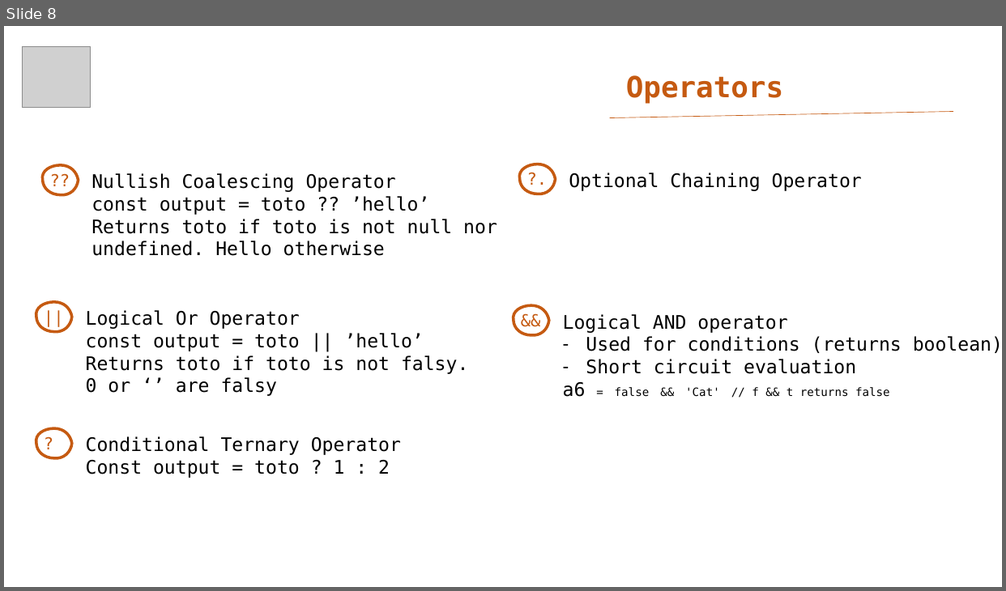
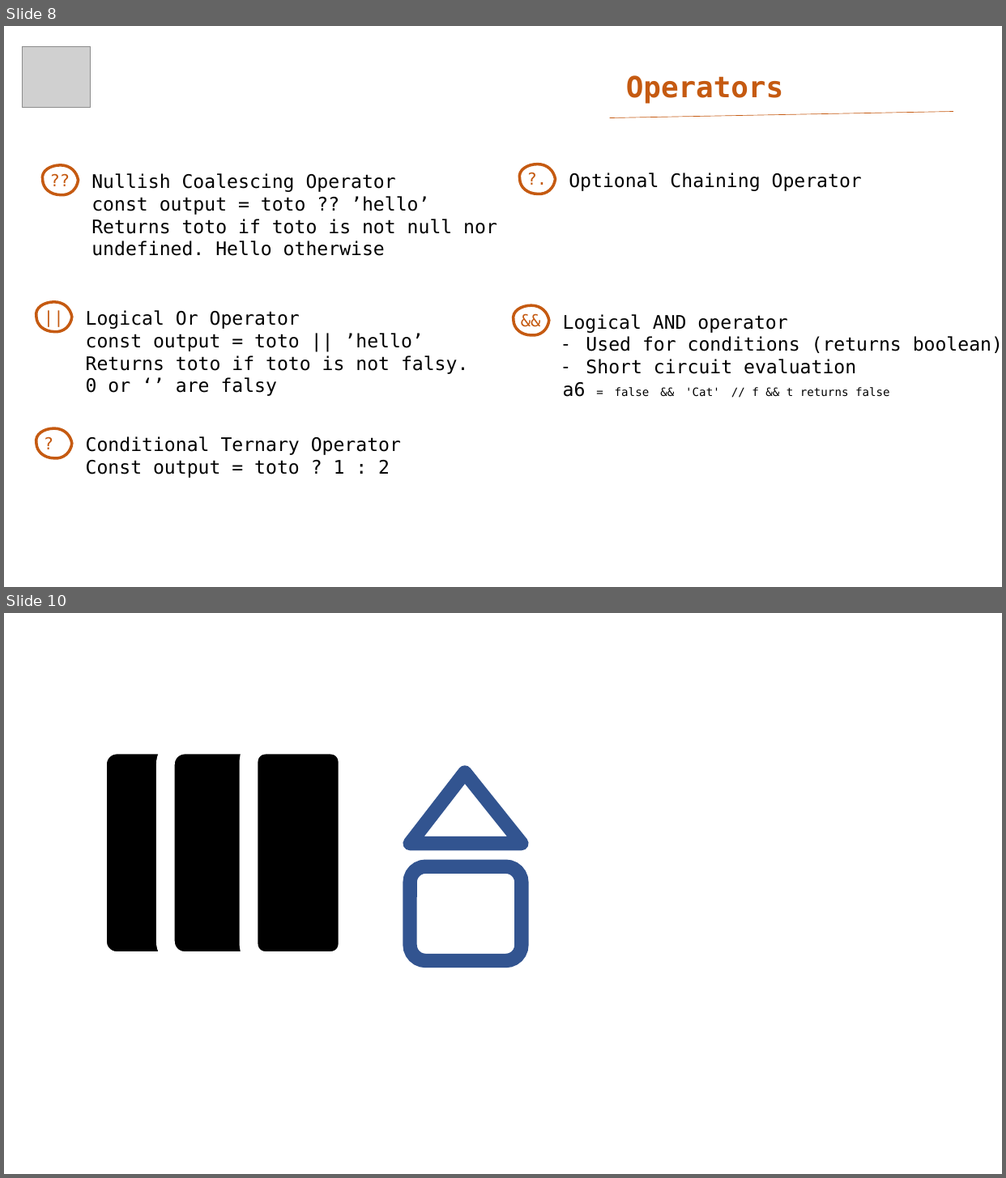
Before and after one commit to holtzy/frontend-flashcards, a slide deck: typescript-flashcards.pptx. Shown one above the other, each under a label of ours: slide 8 before the commit, slides 8 and 10 after it; the slides between them are not shown. The pictures are 1006x591 and 1006x1178 pixels, drawn with LibreOffice and Linux fonts; fonts in the diff are those of the drawing; grey boxes stand for pictures. Boxes give left, top, right and bottom in pixels: in the first picture for what was removed or moved away, otherwise in the second. Text is boxed around its words. In the diff, an @@ line names an element or a change of style, - is before the commit and + after.

```diff
--- a/typescript-flashcards.pptx
+++ b/typescript-flashcards.pptx
@@ slide 10 added at [4, 613, 1002, 1174], background #FFFFFF @@
@@ rounded rectangle added at [98, 745, 213, 960], fill #000000, outline #FFFFFF 17.75 pt @@
@@ rounded rectangle added at [166, 745, 281, 960], fill #000000, outline #FFFFFF 17.75 pt @@
@@ rounded rectangle added at [249, 745, 347, 960], fill #000000, outline #FFFFFF 17.75 pt @@
@@ triangle added at [410, 773, 522, 844], outline #325491 13.5 pt @@
@@ rounded rectangle added at [410, 867, 522, 961], outline #325491 13.5 pt @@
```
Also in this commit, not shown: 1 other slide added.
